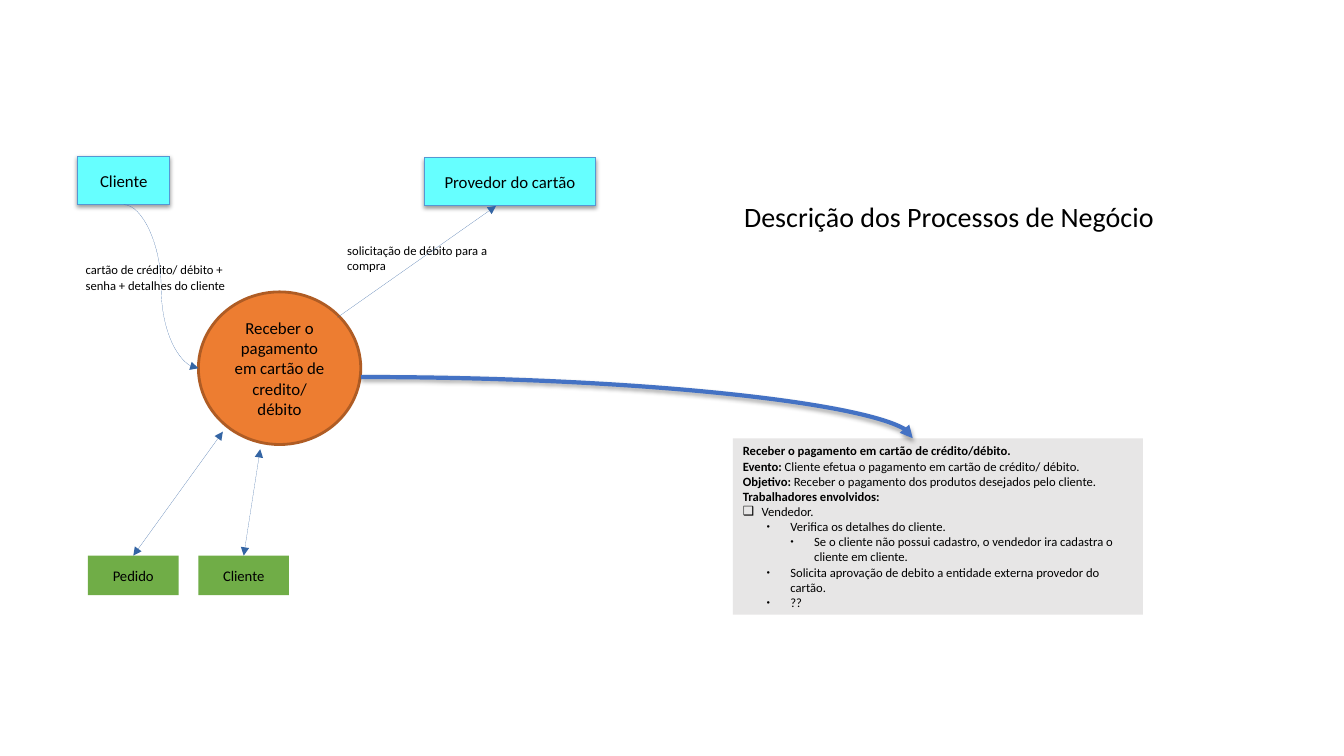
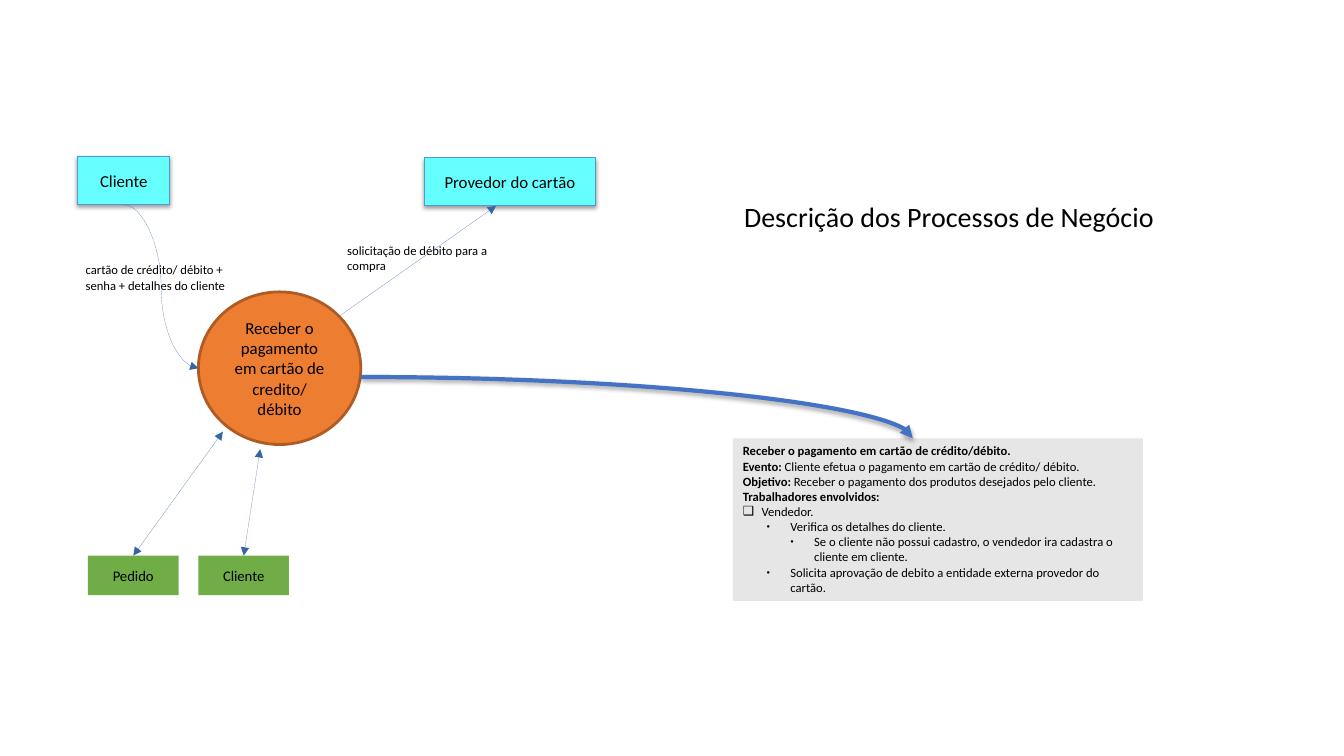
Before and after one commit to brendonimpacta/OPE_RequestSolved, a slide deck: slide 3 of 18. Descrição dos Processos de Negócio.pptx. Drawn at 1344x756 pixels with LibreOffice and Linux fonts; fonts in the diff are those of the drawing. Boxes give left, top, right and bottom in pixels: in the first picture for what was removed or moved away, otherwise in the second. Text is boxed around its words. In the diff, an @@ line names an element or a change of style, - is before the commit and + after.

```diff
--- a/18. Descrição dos Processos de Negócio.pptx
+++ b/18. Descrição dos Processos de Negócio.pptx
@@ text in rectangle at [733,439,1143,601]: paragraph removed @@
-  ● ??
@@ rectangle "Receber o pagamento em cartão ...": place and size @@
-rectangle "Receber o pagamento em cartão ..." at [733,439,1143,615]
+rectangle "Receber o pagamento em cartão ..." at [733,439,1143,601]
```
Also in this commit, not shown: 2 other slides changed.
